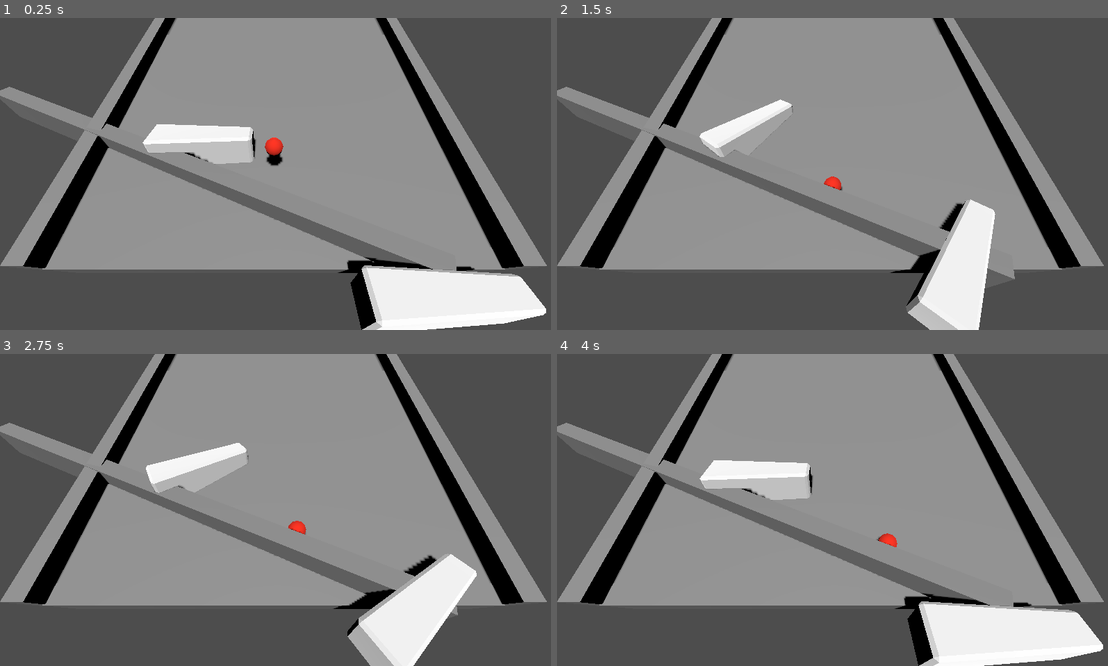
Above: before the commit, frames 1-4 (two rows, left to right).
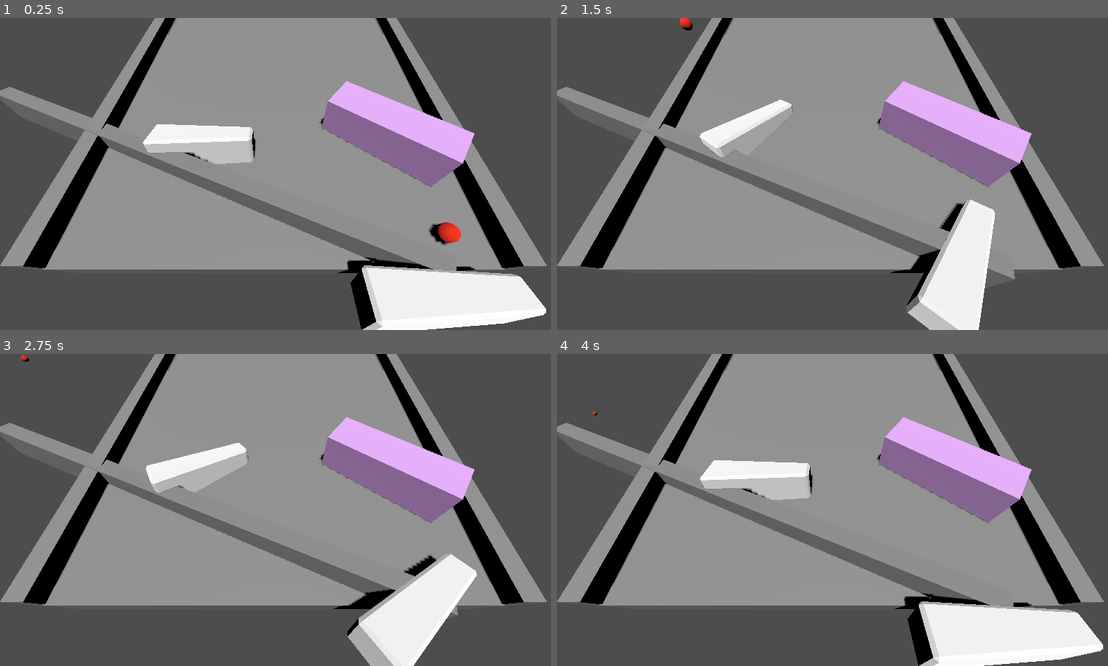
Above: after the commit, the same moments.

Repository: akashkatir/pin-boy
Game: Godot game, scene res://main.tscn
Two runs of this game, one before a commit and one after it. Both use one fixed random seed, a clock stepped at 60 frames per second and the inputs below.
Inputs:
- Up to frame 1 (0.25 s): no input
- Up to frame 2 (1.5 s): tap Enter (flip) at 0.5, 1.35 s; hold Enter (flip) 0.53-1.28 s
- Up to frame 3 (2.75 s): hold Enter (flip) from 2.03 s (still down)
- Up to frame 4 (4 s): release Enter (flip) at 2.78 s; tap Enter (flip) at 2.85 s; hold Enter (flip) from 3.53 s (still down)

The runs differ from the first frame. In frame 1, 5.4% of the frame differs, in the area x 25-87%, y 20-73%; in frame 2, 5.1%; in frame 3, 5.0%; in frame 4, 5.0%.

Commit message:
add bumper code

Diff:
--- /dev/null
+++ b/ball.gd
@@ -0,0 +1,23 @@
+extends RigidBody3D
+
+
+# Called when the node enters the scene tree for the first time.
+func _ready() -> void:
+	pass # Replace with function body.
+
+
+# Called every frame. 'delta' is the elapsed time since the previous frame.
+func _process(delta: float) -> void:
+	pass
+
+var first_collision = true
+
+func _physics_process(delta: float) -> void:
+	pass
+
+
+
+func _on_body_entered(body: Node) -> void:
+	if body.is_in_group("bumper"):
+		print(body)
+		apply_central_impulse(linear_velocity * 1.2)
--- a/ball.tscn
+++ b/ball.tscn
@@ -1,4 +1,6 @@
-[gd_scene load_steps=3 format=3 uid="uid://dntolmvguseli"]
+[gd_scene load_steps=4 format=3 uid="uid://dntolmvguseli"]
+
+[ext_resource type="Script" path="res://ball.gd" id="1_w6bb2"]
 
 [sub_resource type="SphereShape3D" id="SphereShape3D_7g6mn"]
 
@@ -6,6 +8,9 @@
 albedo_color = Color(1, 0.184314, 0.0980392, 1)
 
 [node name="Ball" type="RigidBody3D"]
+contact_monitor = true
+max_contacts_reported = 1
+script = ExtResource("1_w6bb2")
 metadata/_edit_group_ = true
 
 [node name="CollisionShape" type="CollisionShape3D" parent="."]
@@ -13,3 +18,5 @@
 
 [node name="Mesh" type="CSGSphere3D" parent="."]
 material = SubResource("StandardMaterial3D_n4egs")
+
+[connection signal="body_entered" from="." to="." method="_on_body_entered"]
--- /dev/null
+++ b/bumper.tscn
@@ -0,0 +1,21 @@
+[gd_scene load_steps=4 format=3 uid="uid://bv4jg0gy6l78"]
+
+[sub_resource type="BoxShape3D" id="BoxShape3D_eho45"]
+size = Vector3(2.84137, 1, 1)
+
+[sub_resource type="StandardMaterial3D" id="StandardMaterial3D_x7yr0"]
+albedo_color = Color(0.904064, 0.686783, 0.988252, 1)
+
+[sub_resource type="BoxMesh" id="BoxMesh_14oxc"]
+material = SubResource("StandardMaterial3D_x7yr0")
+
+[node name="Bumper" type="StaticBody3D" groups=["bumper"]]
+transform = Transform3D(2.54354, 0, 0, 0, 2.54354, 0, 0, 0, 2.54354, 0, 0, 0)
+
+[node name="CollisionShape3D" type="CollisionShape3D" parent="."]
+transform = Transform3D(1, 0, 0, 0, 1, 0, 0, 0, 1, 0.0101013, 0, 0)
+shape = SubResource("BoxShape3D_eho45")
+
+[node name="MeshInstance3D" type="MeshInstance3D" parent="."]
+transform = Transform3D(2.89297, 0, 0, 0, 1, 0, 0, 0, 0.915005, 0, 0, 0)
+mesh = SubResource("BoxMesh_14oxc")
--- a/main.tscn
+++ b/main.tscn
@@ -1,18 +1,19 @@
-[gd_scene load_steps=7 format=3 uid="uid://c1tod5hx1ccnr"]
+[gd_scene load_steps=8 format=3 uid="uid://c1tod5hx1ccnr"]
 
 [ext_resource type="PackedScene" uid="uid://08eqyhcm2p0x" path="res://flipper.tscn" id="2_q38j6"]
 [ext_resource type="PackedScene" uid="uid://dntolmvguseli" path="res://ball.tscn" id="2_qmag5"]
+[ext_resource type="PackedScene" uid="uid://bv4jg0gy6l78" path="res://bumper.tscn" id="3_u1na0"]
 
 [sub_resource type="BoxShape3D" id="BoxShape3D_gl01j"]
-size = Vector3(30, 2, 30)
-
-[sub_resource type="BoxMesh" id="BoxMesh_3wqt7"]
-size = Vector3(30, 2, 30)
+size = Vector3(23.5842, 2, 30)
 
 [sub_resource type="BoxShape3D" id="BoxShape3D_qbjiv"]
 size = Vector3(1.04858, 1, 30.0638)
 
 [sub_resource type="BoxMesh" id="BoxMesh_6bk45"]
+
+[sub_resource type="BoxMesh" id="BoxMesh_3wqt7"]
+size = Vector3(30, 2, 30)
 
 [node name="Main" type="Node3D"]
 
@@ -20,15 +21,8 @@
 transform = Transform3D(1, 0, 0, 0, 0.965926, -0.258819, 0, 0.258819, 0.965926, 0, -1, 0)
 
 [node name="CollisionShape" type="CollisionShape3D" parent="Ground"]
+transform = Transform3D(0.997366, 0, 0, 0, 0.997366, 4.47035e-08, 0, -4.47035e-08, 0.997366, 0.0349838, 0, 0)
 shape = SubResource("BoxShape3D_gl01j")
-
-[node name="Mesh" type="MeshInstance3D" parent="Ground"]
-transform = Transform3D(0.724176, 0, 0, 0, 1, 0, 0, 0, 1, 0, 0, 0)
-mesh = SubResource("BoxMesh_3wqt7")
-
-[node name="DirectionalLight" type="DirectionalLight3D" parent="."]
-transform = Transform3D(1, 0, 0, 0, 0.5, 0.866025, 0, -0.866025, 0.5, 0, 3, 3)
-shadow_enabled = true
 
 [node name="CameraPivot" type="Marker3D" parent="."]
 transform = Transform3D(1, 0, 0, 0, 1, 0, 0, 0, 1, 0.18881, 0, 11.3235)
@@ -37,7 +31,7 @@
 transform = Transform3D(1, 0, 0, 0, 0.707107, 0.707107, 0, -0.707107, 0.707107, 0, 6, 7)
 
 [node name="Ball" parent="." instance=ExtResource("2_qmag5")]
-transform = Transform3D(1, 0, 0, 0, 1, 0, 0, 0, 1, 0, -0.415232, 9.56205)
+transform = Transform3D(1, 0, 0, 0, 1, 0, 0, 0, 1, 8.48042, -2.86975, 13.3135)
 
 [node name="Flipper" parent="." instance=ExtResource("2_q38j6")]
 transform = Transform3D(1, 0, 0, 0, 1, 0, 0, 0, 1, 4.48815, -3.14476, 16.1594)
@@ -77,3 +71,15 @@
 [node name="Mesh" type="MeshInstance3D" parent="Wall3"]
 transform = Transform3D(1, 0, 0, 0, 2, 0, 0, 0, 30, 0, 0, 0)
 mesh = SubResource("BoxMesh_6bk45")
+
+[node name="DirectionalLight" type="DirectionalLight3D" parent="."]
+transform = Transform3D(1, 0, 0, 0, 0.5, 0.866025, 0, -0.866025, 0.5, 0, 3, 3)
+shadow_enabled = true
+
+[node name="Mesh" type="MeshInstance3D" parent="DirectionalLight"]
+transform = Transform3D(0.724176, 0, 0, 0, 0.258819, -0.965926, 0, 0.965926, 0.258819, 0, 0.598075, -4.9641)
+mesh = SubResource("BoxMesh_3wqt7")
+skeleton = NodePath("../../Ground")
+
+[node name="Bumper" parent="." instance=ExtResource("3_u1na0")]
+transform = Transform3D(-2.00906, -0.0612459, 1.5587, 0.342743, 2.46214, 0.538518, -1.52178, 0.635393, -1.93651, 6.81158, -0.945403, 7.75427)
